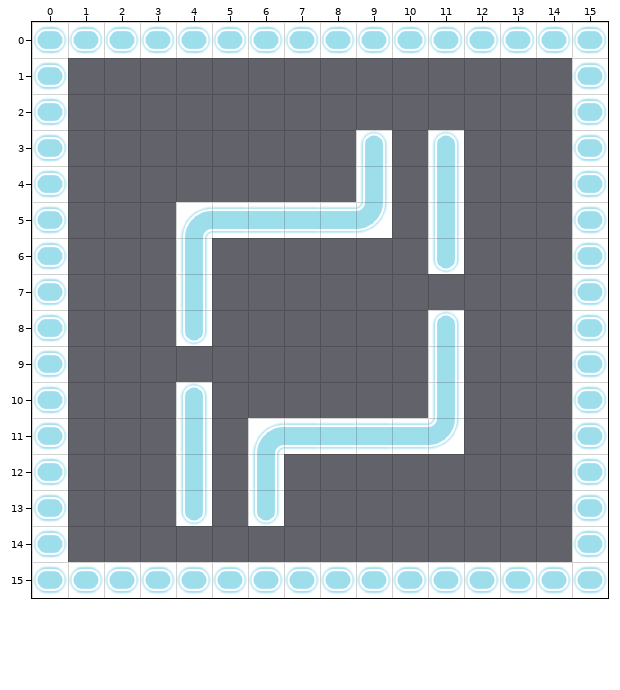
One commit to this Tiled map (JSON): server/maps/small.json. Above: the version before the commit.
Cells are 64x64 px. Shown: x 0..15, y 0..15.
The same view after the edit:
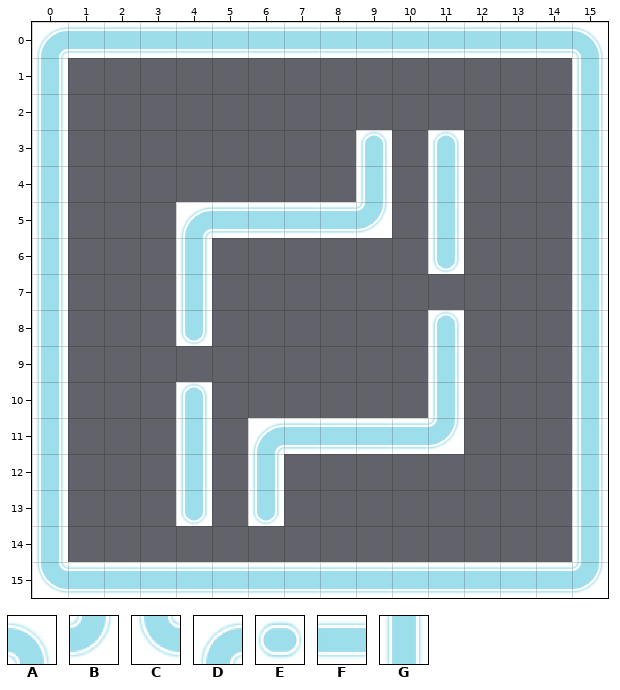
Key: from "force-field-tileset": A 4, B 5, C 6, D 7, E 9, F 11, G 12.
_ is an empty cell.
See-through tiles are keyed as they look on the map.
What changed:
Layer "environment":
Tile A replaces tile E in row 0 at x 15.
Tile B replaces tile E in row 15 at x 15.
Tile C replaces tile E in row 15 at x 0.
Tile D replaces tile E in row 0 at x 0.
Tile F replaces tile E in row 0 at x 1 to 14; in row 15 at x 1 to 14.
Tile G replaces tile E in rows 1 to 14 at x 0 and 15.
Layer "blocked":
Tile A replaces tile E in row 0 at x 15.
Tile B replaces tile E in row 15 at x 15.
Tile C replaces tile E in row 15 at x 0.
Tile D replaces tile E in row 0 at x 0.
Tile F replaces tile E in row 0 at x 1 to 14; in row 15 at x 1 to 14.
Tile G replaces tile E in rows 1 to 14 at x 0 and 15.
Pixel boxes of the changes (left, top, right, bottom) in both pictures:
changed: (33, 26, 607, 594)
